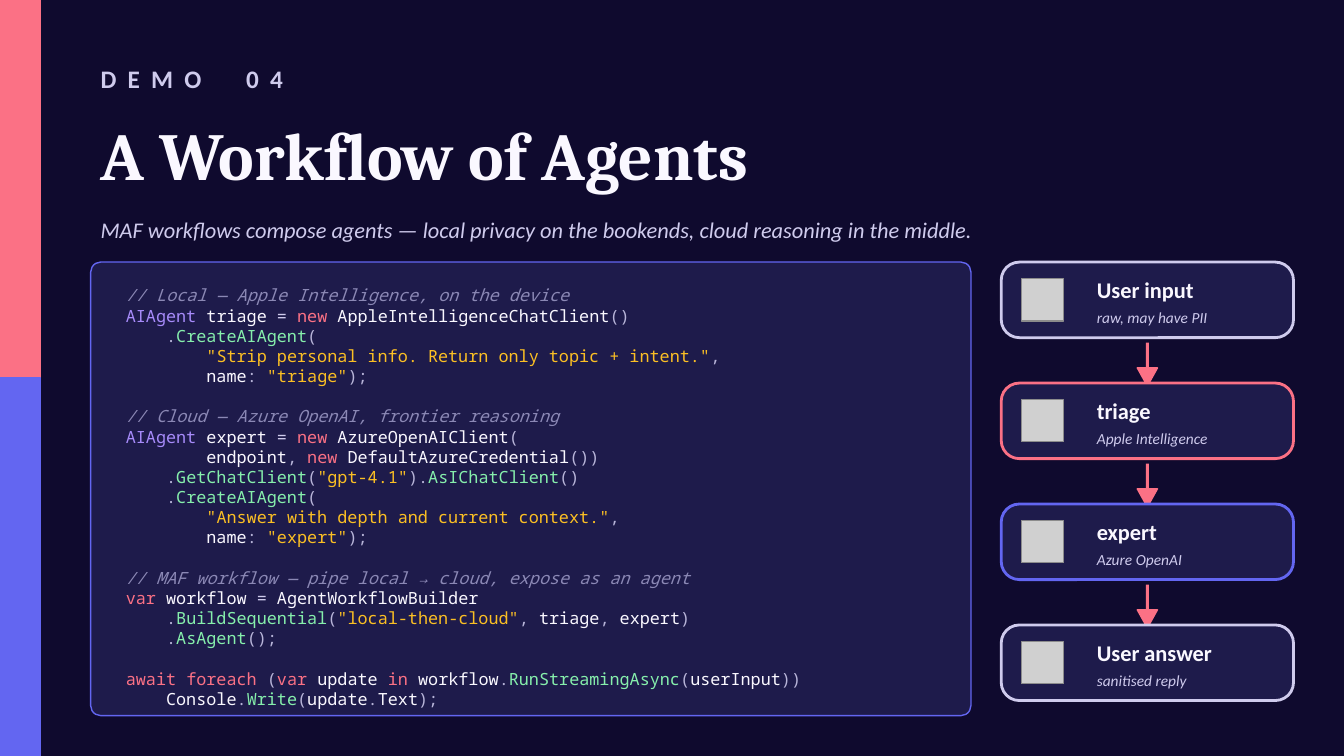
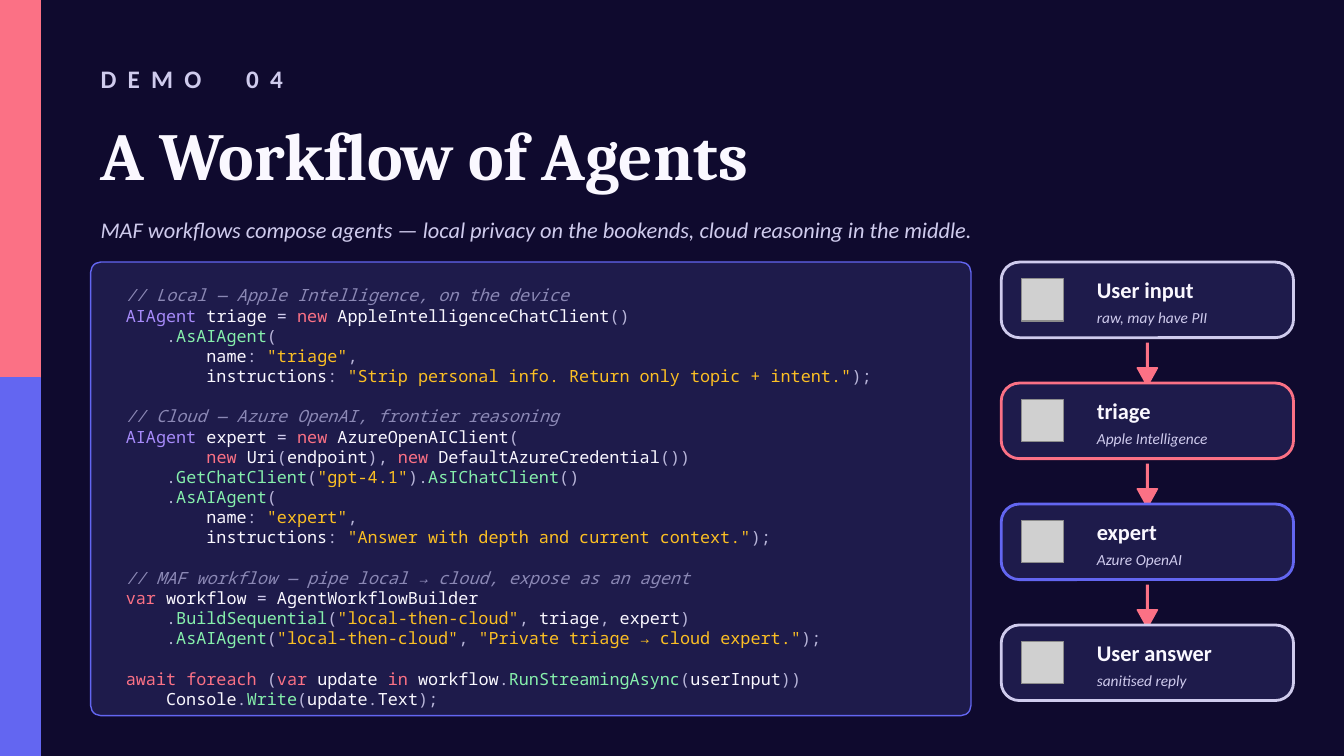
Before and after one commit to mattleibow/cptmsdug-local-cloud-agent-framework, a slide deck: slide 12 of slides/Unifying-Local-Cloud-AI.pptx. Drawn at 1344x756 pixels with LibreOffice and Linux fonts; fonts in the diff are those of the drawing; grey boxes stand for pictures. Boxes give left, top, right and bottom in pixels: in the first picture for what was removed or moved away, otherwise in the second. Text is boxed around its words. In the diff, an @@ line names an element or a change of style, - is before the commit and + after.

```diff
--- a/slides/Unifying-Local-Cloud-AI.pptx
+++ b/slides/Unifying-Local-Cloud-AI.pptx
@@ text at [166, 330, 872, 386]: text changed @@
-.CreateAIAgent(
-"Strip personal info. Return only topic + intent.",
-name: "triage");
+.AsAIAgent(
+name: "triage",
+instructions: "Strip personal info. Return only topic + intent.");
@@ text at [206, 450, 690, 467]: text changed @@
-endpoint, new DefaultAzureCredential())
+new Uri(endpoint), new DefaultAzureCredential())
@@ text at [166, 491, 771, 547]: text changed @@
-.CreateAIAgent(
-"Answer with depth and current context.",
-name: "expert");
+.AsAIAgent(
+name: "expert",
+instructions: "Answer with depth and current context.");
@@ text at [166, 631, 821, 648]: text changed; text colour #86EFAC to #FBBF24 @@
-.AsAgent();
+.AsAIAgent("local-then-cloud", "Private triage → cloud expert.");
```
Also in this commit, not shown: 6 other slides changed, 1 other file.
